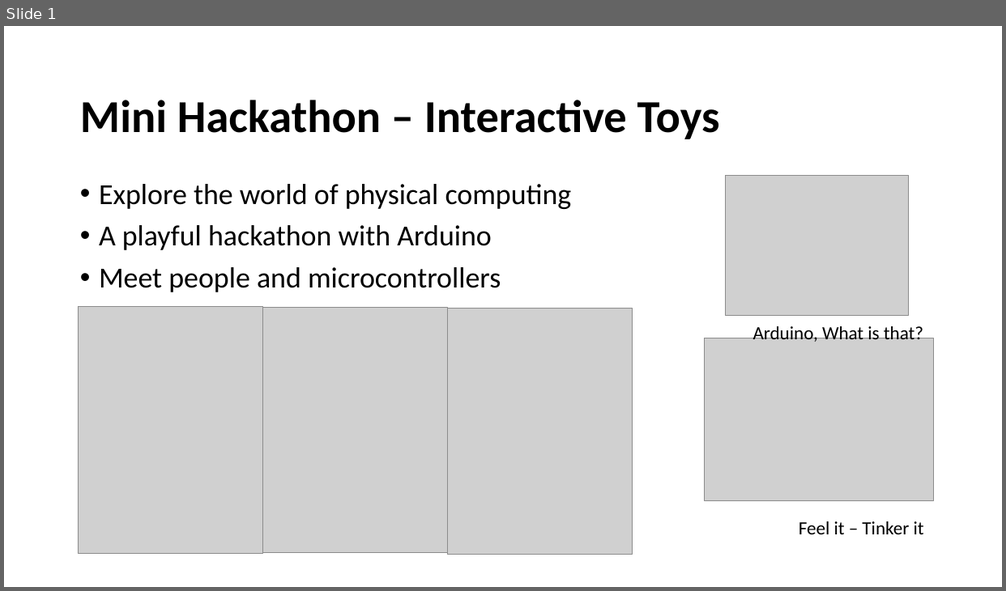
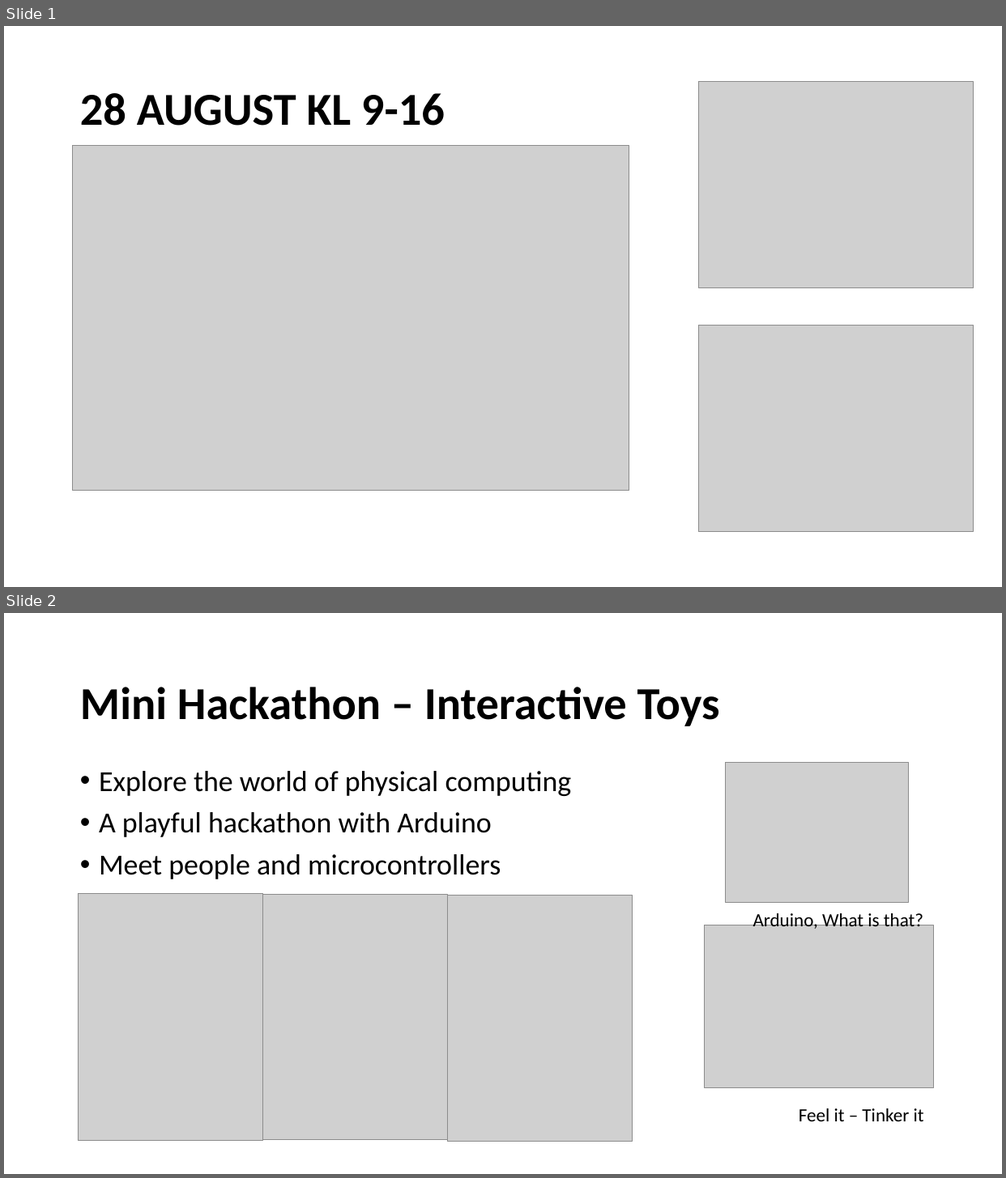
Before and after one commit to spikol/kick24, a slide deck: hackathon/hack_slides.pptx. Shown one above the other, each under a label of ours: slide 1 before the commit, slides 1 and 2 after it. The pictures are 1006x591 and 1006x1178 pixels, drawn with LibreOffice and Linux fonts; fonts in the diff are those of the drawing; grey boxes stand for pictures. Boxes give left, top, right and bottom in pixels: in the first picture for what was removed or moved away, otherwise in the second. Text is boxed around its words. In the diff, an @@ line names an element or a change of style, - is before the commit and + after.

```diff
--- a/hackathon/hack_slides.pptx
+++ b/hackathon/hack_slides.pptx
@@ slide 1 added at (4, 26, 1002, 587), background #FFFFFF @@
@@ title added at (80, 93, 445, 126), 44 pt, text #000000, bold @@
+28 AUGUST KL 9-16
@@ picture added at (699, 81, 974, 288) @@
@@ picture added at (73, 146, 629, 491) @@
@@ picture added at (699, 326, 974, 532) @@
@@ what was slide 1 is now slide 2 @@
```
Also in this commit, not shown: 3 other files.
